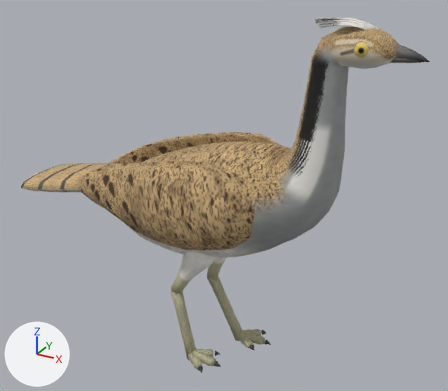
The glTF model assets_src/birds/houbara_alert.glb: old version first, new version second.
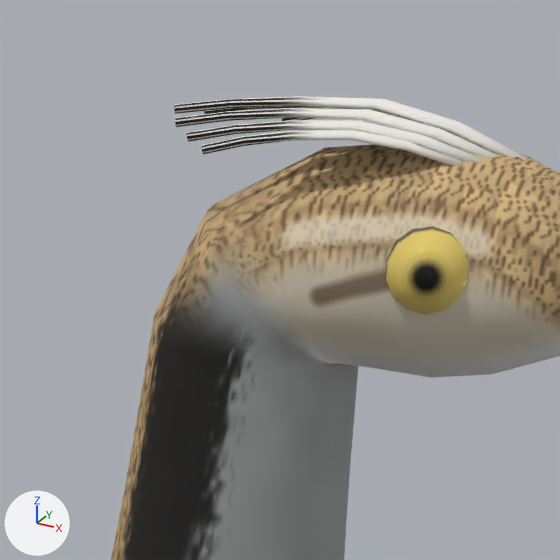
Each version appears first whole from a 50 mm camera at (0.327, -0.589, 0.518) aimed at (-0.007, 0.019, 0.215), and next in a close-up on the part from 63% to 86% of the width and 0% to 26% of the height. Every picture has the same lights, and +X, +Y and +Z are marked at lower left. The first two pictures are the older version. Where no turn or scale is listed for an object, it has been applied to the vertices. Vertices at exactly the same position are counted once.

Objects in the first close-up: 'houbara_body'.
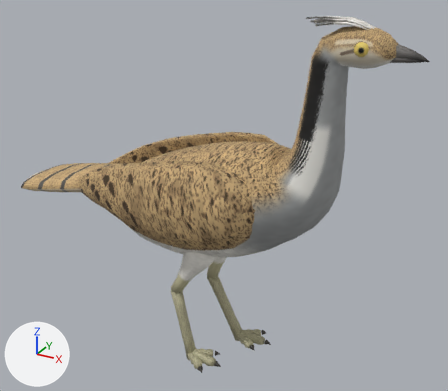
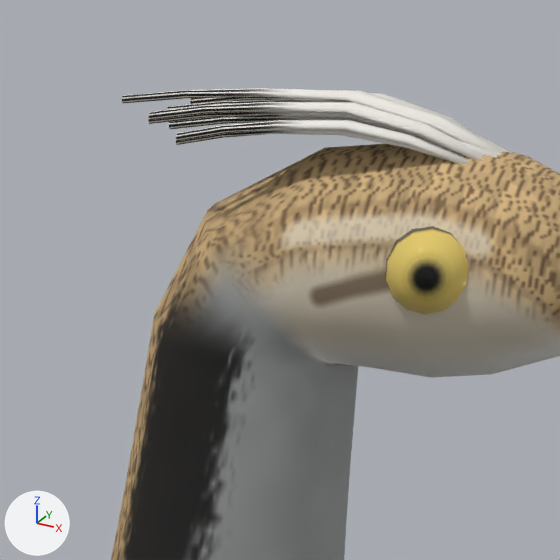
Diff of the bpy script that builds the scene:
```diff
--- a/assets_src/birds/houbara_alert.glb.py
+++ b/assets_src/birds/houbara_alert.glb.py
@@ me_houbara_body @@
 # used by ob_houbara_body; location = (0.0, 0.0, 0.0)
-me_houbara_body.from_pydata(...)  # 2776 vertices, 5428 faces; spans x -0.304..0.217, y -0.084..0.084, z -0.003..0.436
+me_houbara_body.from_pydata(...)  # 2928 vertices, 5716 faces; spans x -0.304..0.217, y -0.084..0.084, z -0.003..0.437
+# me_houbara_body part 1: the loose piece of 38 vertices spanning x 0.108..0.165, y -0.008..-0.001, z 0.427..0.435 is copied, and the copy is scaled about its middle by (1.05, 1.08, 0.997), then moved by (-0.004, 0.0, 0.0); it spans x 0.103..0.163, y -0.008..0.0, z 0.427..0.435
+# me_houbara_body part 2: the loose piece of 38 vertices spanning x 0.108..0.165, y -0.008..-0.001, z 0.427..0.435 is copied, and the copy is scaled about its middle by (1.04, 1.34, 1.17), then moved by (-0.003, -0.002, 0.001); it spans x 0.104..0.163, y -0.011..-0.001, z 0.427..0.436
+# me_houbara_body part 3: the loose piece of 38 vertices spanning x 0.118..0.16, y -0.021..-0.005, z 0.427..0.432 is copied, and the copy is turned -8 degrees about the z axis through its middle and scaled by 1.15, then moved by (-0.003, 0.005, 0.0); it spans x 0.11..0.16, y -0.014..-0.002, z 0.427..0.432
+# me_houbara_body part 4: 232 vertices moved from x 0.105..0.168, y -0.021..0.021, z 0.427..0.436 to x 0.102..0.167, y -0.008..0.017, z 0.427..0.437; 32 vertices removed from x 0.108..0.168, y -0.016..0.01, z 0.427..0.436; 70 vertices added at x 0.095..0.166, y -0.017..0.008, z 0.427..0.437
 me_houbara_body.materials.append(mat_houbara)
```

Where the change shows, as pixel boxes (x1, y1, x2, y2) in the close-ups (560 x 560 px; the box of a moved part takes in the faces that stretch with it):
'houbara_body', reshaped
    before: (111, 96, 560, 560)
    after: (111, 88, 560, 560)
part 1 of me_houbara_body, added
    after: (148, 110, 458, 153)
part 2 of me_houbara_body, added
    after: (149, 102, 484, 160)
part 3 of me_houbara_body, added
    after: (176, 129, 445, 160)
part 4 of me_houbara_body, moved or reshaped
    before: (174, 96, 528, 166)
    after: (122, 88, 512, 164)
